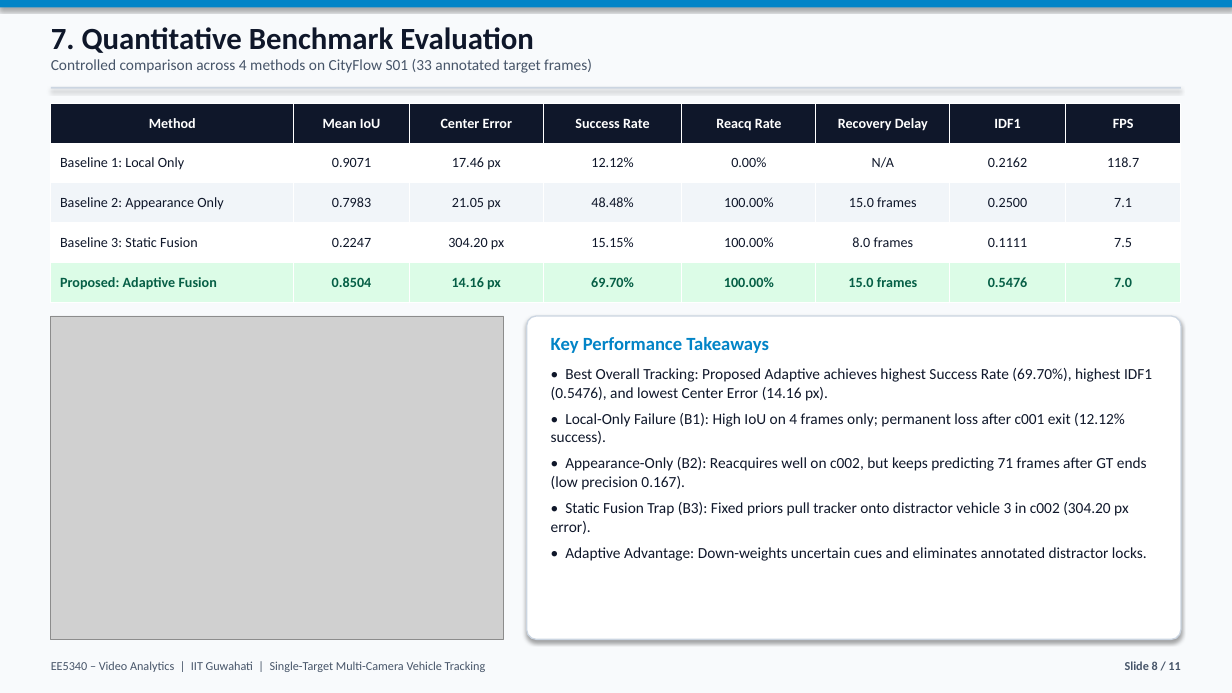
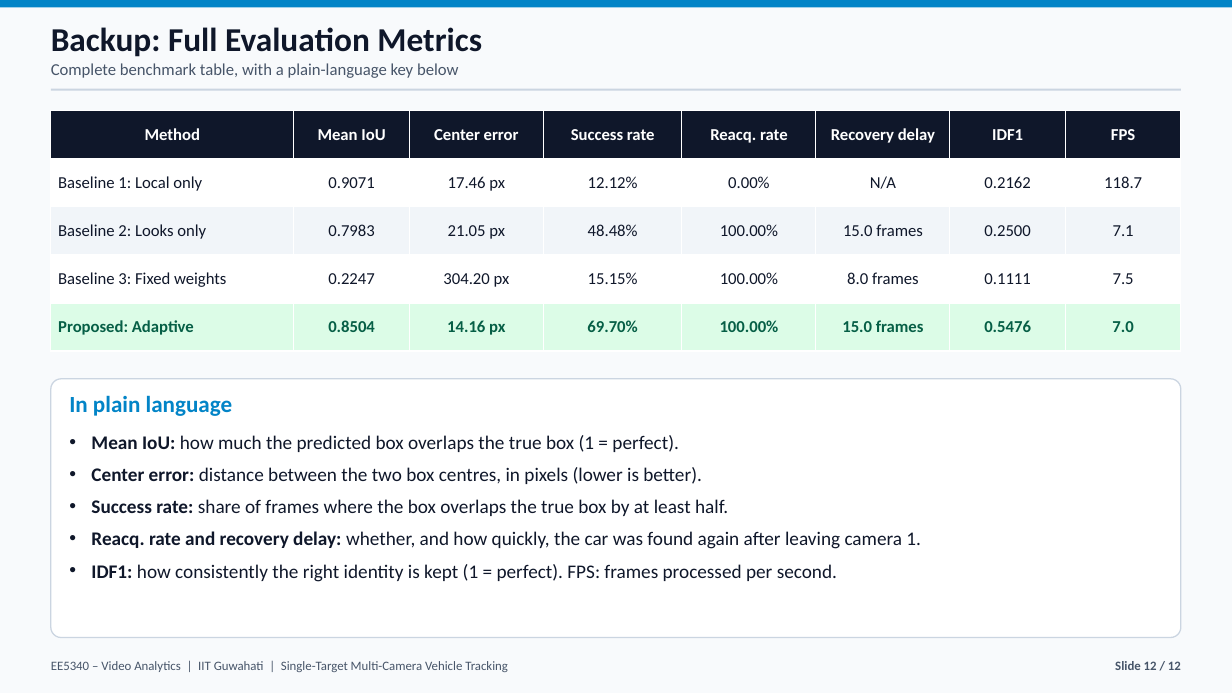
Before and after one commit to msujit908/cityflow-single-target-tracking, a slide deck: slide 12 of outputs/reports/STMCT_Presentation.pptx (slide 8 before the commit). Drawn at 1232x693 pixels with LibreOffice and Linux fonts; fonts in the diff are those of the drawing; grey boxes stand for pictures. Boxes give left, top, right and bottom in pixels: in the first picture for what was removed or moved away, otherwise in the second. Text is boxed around its words. In the diff, an @@ line names an element or a change of style, - is before the commit and + after.

```diff
--- a/outputs/reports/STMCT_Presentation.pptx
+++ b/outputs/reports/STMCT_Presentation.pptx
@@ rectangle at (0, 0, 1232, 7): shadow off @@
@@ text at (51, 27, 482, 78): text changed; size 12 to 13 pt @@
-7. Quantitative Benchmark Evaluation
-Controlled comparison across 4 methods on CityFlow S01 (33 annotated target frames)
+Backup: Full Evaluation Metrics
+Complete benchmark table, with a plain-language key below
@@ rectangle at (51, 89, 1181, 91): shadow off @@
@@ table at (51, 111, 1181, 351) @@
-row 1: Method | Mean IoU | Center Error | Success Rate | Reacq Rate | Recovery Delay | IDF1 | FPS
+row 1: Method | Mean IoU | Center error | Success rate | Reacq. rate | Recovery delay | IDF1 | FPS
-row 2, column 1: Baseline 1: Local Only
+row 2, column 1: Baseline 1: Local only
-row 3, column 1: Baseline 2: Appearance Only
+row 3, column 1: Baseline 2: Looks only
-row 4, column 1: Baseline 3: Static Fusion
+row 4, column 1: Baseline 3: Fixed weights
-row 5, column 1: Proposed: Adaptive Fusion
+row 5, column 1: Proposed: Adaptive
@@ size 11 to 13 pt in "Method", "Mean IoU", "IDF1", "FPS" and 28 more places @@
@@ table: place and size @@
-table at (51, 104, 1181, 302)
+table at (51, 111, 1181, 351)
@@ picture removed at (51, 316, 504, 640) @@
@@ text removed at (551, 337, 1152, 561) @@
-Key Performance Takeaways
-• Best Overall Tracking: Proposed Adaptive achieves highest Success Rate (69.70%), highest IDF1 (0.5476), and lowest Center Error (14.16 px).
-• Local-Only Failure (B1): High IoU on 4 frames only; permanent loss after c001 exit (12.12% success).
-• Appearance-Only (B2): Reacquires well on c002, but keeps predicting 71 frames after GT ends (low precision 0.167).
-• Static Fusion Trap (B3): Fixed priors pull tracker onto distractor vehicle 3 in c002 (304.20 px error).
-• Adaptive Advantage: Down-weights uncertain cues and eliminates annotated distractor locks.
@@ rounded rectangle: place and size @@
-rounded rectangle at (527, 316, 1181, 640)
+rounded rectangle at (51, 379, 1181, 638)
@@ rounded rectangle at (51, 379, 1181, 638): shadow off; proportions changed @@
@@ text added at (69, 395, 921, 582), 15 pt, text #0F172A @@
+In plain language
+• Mean IoU: how much the predicted box overlaps the true box (1 = perfect).
+• Center error: distance between the two box centres, in pixels (lower is better).
+• Success rate: share of frames where the box overlaps the true box by at least half.
+• Reacq. rate and recovery delay: whether, and how quickly, the car was found again after leaving camera 1.
+• IDF1: how consistently the right identity is kept (1 = perfect). FPS: frames processed per second.
@@ text "EE5340 – Video Analytics | ..." at (51, 661, 508, 672): size 9.5 to 10 pt @@
@@ text at (1115, 661, 1181, 670): text changed; size 9.5 to 10 pt @@
-Slide 8 / 11
+Slide 12 / 12
```
Also in this commit, not shown: 4 other slides changed, 7 slides added, 6 slides removed, 3 other files.
